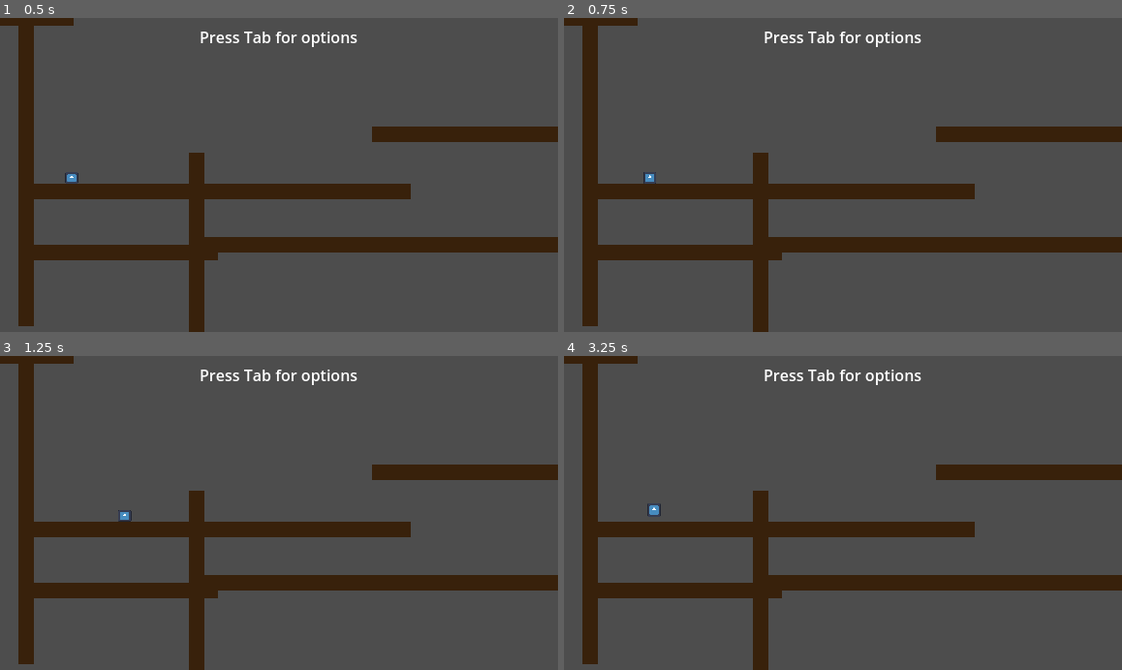
Above: before the commit, frames 1-4 (two rows, left to right).
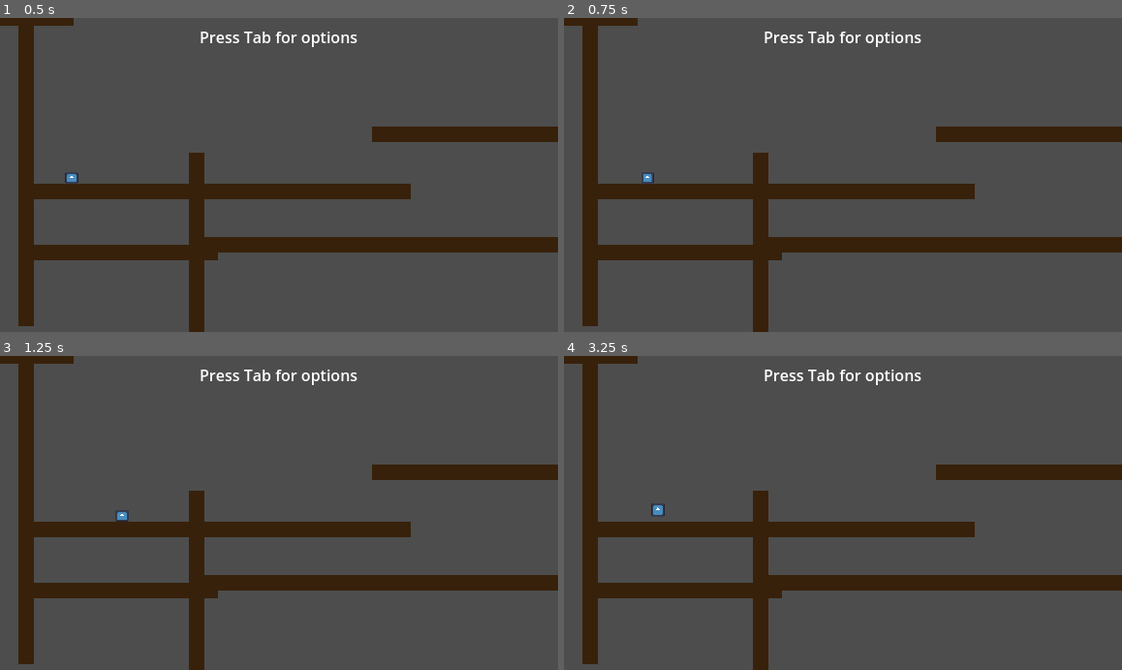
Above: after the commit, the same moments.

Repository: greatmomo/Advanced-Character-Controller
Game: Godot game, scene res://world.tscn
The game is run twice, just before and just after one commit, with the same random seed, the same clock (stepped at 60 frames per second) and the same inputs. The engine's default icon, where the game draws it, is replaced by a stand-in: a white triangle on a blue panel in a dark square.
Inputs:
- Up to frame 1 (0.5 s): no input
- Up to frame 2 (0.75 s): tap Enter at 0.5 s; hold D (move_right) from 0.53 s (still down); tap Ctrl (dash) at 0.6 s
- Up to frame 3 (1.25 s): keep holding D (move_right); tap Space (jump) at 0.77 s
- Up to frame 4 (3.25 s): tap Tab (show_ui) at 1.35, 2.85 s; tap Space (jump) at 1.52, 3.02 s; release D (move_right) at 2.03 s; hold A (move_left) from 2.03 s (still down); tap Ctrl (dash) at 2.1 s

Frame 1 is identical in both runs. In frame 2, less than 0.1% of the frame differs, in the area x 14-17%, y 49-53%; in frame 3, less than 0.1%; in frame 4, less than 0.1%, in the area x 14-19%, y 46-51%.

Commit message:
test ice effect

Diff:
--- a/Player/player.gd
+++ b/Player/player.gd
@@ -5,7 +5,7 @@
 @export var speed := 80
 @export var jump_impulse := 400
 @export var gravity := 1200
-@export var acceleration := 60
+@export var acceleration := 20 # accel and friction = 2 for ice
 @export var friction := 13
 @export var air_friction := 4
 
--- a/world.tscn
+++ b/world.tscn
@@ -101,10 +101,8 @@
 [node name="Acceleration" type="SpinBox" parent="UI/UIContainer/PanelContainer/VBoxContainer/Basic Movement/HBoxContainer3"]
 layout_mode = 2
 theme = ExtResource("4_ixx57")
-min_value = 20.0
-max_value = 200.0
-step = 10.0
-value = 60.0
+min_value = 1.0
+value = 20.0
 
 [node name="HBoxContainer2" type="HBoxContainer" parent="UI/UIContainer/PanelContainer/VBoxContainer/Basic Movement"]
 layout_mode = 2
